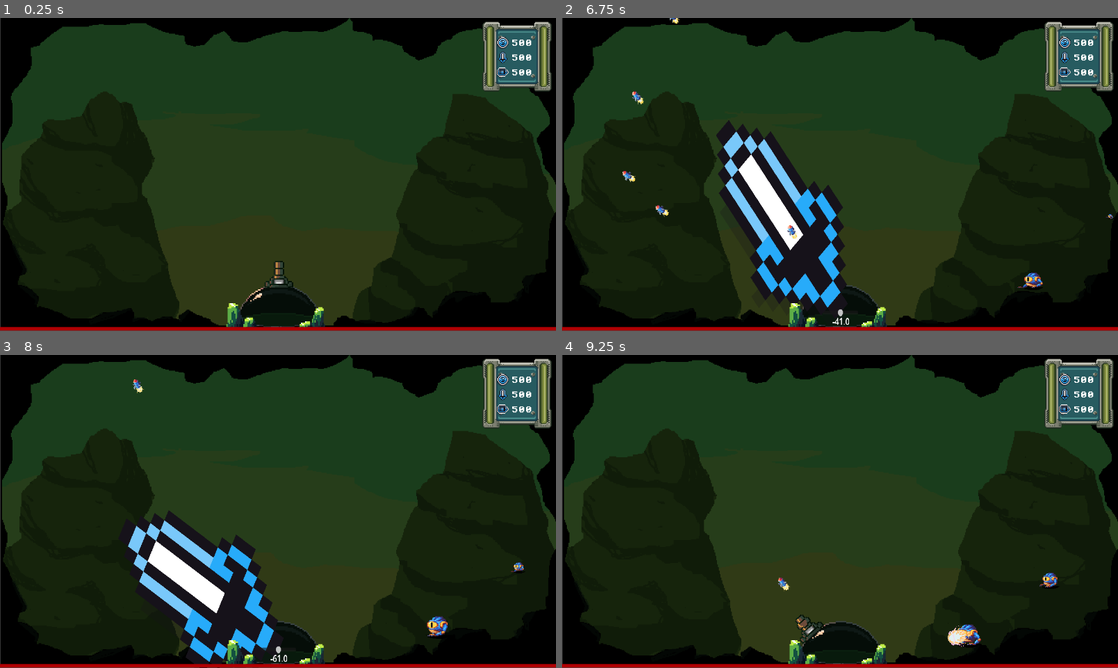
Above: before the commit, frames 1-4 (two rows, left to right).
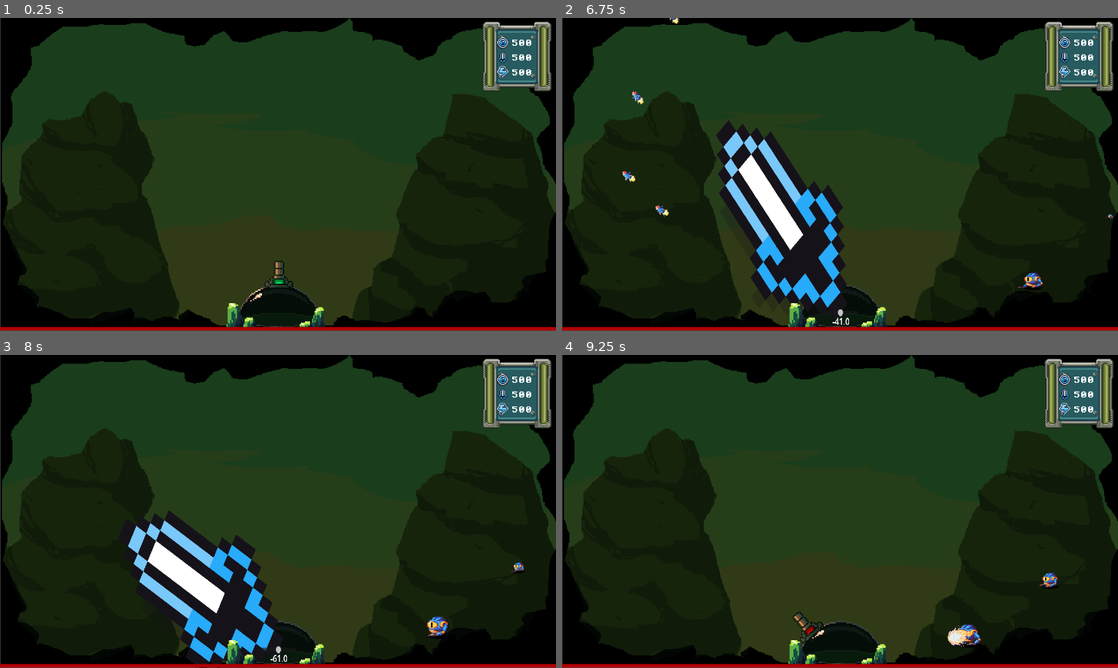
Above: after the commit, the same moments.

Repository: antoinenisoli/DomeSword_GWJ_2025
Game: Godot game, scene res://scenes/levels/game.tscn
The game is run twice, just before and just after one commit, with the same random seed, the same clock (stepped at 60 frames per second) and the same inputs.
Inputs (mouse positions are in pixels of both pictures, inside the frame that each line leads up to):
- Up to frame 1 (0.25 s): no input
- Up to frame 2 (6.75 s): tap Enter at 0.5 s; move the mouse to (962, 158) at 0.52 s; press the mouse at (962, 158) at 0.53 s; hold Right (move_right) 0.53-1.28 s; move the mouse to (728, 190) at 1.27 s; release the mouse at (728, 190) at 1.28 s; hold Left (move_left) 1.28-2.03 s; click (728, 190) at 1.35 s; move the mouse to (895, 105) at 2.02 s; press the mouse at (895, 105) at 2.03 s; hold Right (move_right) 2.03-3.53 s; tap E (switch_weapon) at 2.1, 4.35, 6.6 s; move the mouse to (812, 237) at 2.77 s; release the mouse at (812, 237) at 2.78 s; click (812, 237) at 2.85 s; move the mouse to (1006, 221) at 3.52 s; press the mouse at (1006, 221) at 3.53 s; hold Left (move_left) 3.53-5.78 s; move the mouse to (673, 127) at 4.27 s; release the mouse at (673, 127) at 4.28 s; click (673, 127) at 4.55 s; move the mouse to (867, 174) at 5.02 s; press the mouse at (867, 174) at 5.03 s; move the mouse to (756, 96) at 5.77 s; release the mouse at (756, 96) at 5.78 s; hold Right (move_right) from 5.78 s (still down); click (756, 96) at 5.85 s; move the mouse to (962, 158) at 6.52 s; press the mouse at (962, 158) at 6.53 s
- Up to frame 3 (8 s): keep holding Right (move_right); move the mouse to (166, 527) at 7.27 s; release the mouse at (166, 527) at 7.28 s; click (166, 527) at 7.35 s
- Up to frame 4 (9.25 s): move the mouse to (895, 442) at 8.02 s; release Right (move_right) at 8.03 s; press the mouse at (895, 442) at 8.03 s; hold Left (move_left) from 8.03 s (still down); move the mouse to (812, 574) at 8.77 s; release the mouse at (812, 574) at 8.78 s; tap E (switch_weapon) at 8.85 s; click (812, 574) at 9.05 s

The runs differ from the first frame. In frame 1, less than 0.1% of the frame differs, in the area x 49-92%, y 15-85%; in frame 2, 0.1%; in frame 3, 0.1%; in frame 4, 0.2%, in the area x 38-92%, y 15-90%.

Commit message:
setup ammo system for the turret

Diff:
--- a/scenes/levels/game.tscn
+++ b/scenes/levels/game.tscn
@@ -1,6 +1,7 @@
-[gd_scene load_steps=16 format=3 uid="uid://pmrhth1mkfnr"]
+[gd_scene load_steps=18 format=3 uid="uid://pmrhth1mkfnr"]
 
 [ext_resource type="Script" uid="uid://ckfsoeqxbgpdo" path="res://scripts/Entities/Health.gd" id="2_yqjtg"]
+[ext_resource type="Script" uid="uid://15t3ts3yvwg7" path="res://scripts/Entities/Player/weapons/ammo_container.gd" id="4_6370d"]
 [ext_resource type="PackedScene" uid="uid://ck27qna5vj213" path="res://scenes/UI/healthbar.tscn" id="5_iywne"]
 [ext_resource type="PackedScene" uid="uid://wfvh6l3f13hg" path="res://scenes/game_manager.tscn" id="5_p57ef"]
 [ext_resource type="Texture2D" uid="uid://br5pu3661st7y" path="res://assets/sprites/UI/window_theme/window_theme_blue/message_box_A.png" id="6_oi2tv"]
@@ -9,14 +10,20 @@
 [ext_resource type="FontFile" uid="uid://7c3dgnsy1yfo" path="res://assets/fonts/PixelOperator8-Bold.ttf" id="7_uk881"]
 [ext_resource type="PackedScene" uid="uid://dvqd0ooccv04c" path="res://scenes/camera_2d.tscn" id="7_xmnyv"]
 [ext_resource type="Texture2D" uid="uid://dkt3nukb772pa" path="res://assets/sprites/UI/icons/blue/cash_coin_B.png" id="8_r0gsk"]
+[ext_resource type="Texture2D" uid="uid://pnv0vj2xn81r" path="res://assets/sprites/UI/icons/blue/power_B.png" id="9_6370d"]
 [ext_resource type="Texture2D" uid="uid://b4027sw648h1i" path="res://assets/sprites/UI/icons/blue/sword.png" id="9_oi2tv"]
-[ext_resource type="Texture2D" uid="uid://hkmrvv70dn7o" path="res://assets/sprites/UI/icons/blue/battery.png" id="10_6370d"]
 [ext_resource type="Texture2D" uid="uid://ccbisbkqt1r3c" path="res://assets/sprites/background_placeholder.png" id="12_oi2tv"]
 
 [sub_resource type="Resource" id="Resource_oi2tv"]
 resource_local_to_scene = true
 script = ExtResource("2_yqjtg")
 metadata/_custom_type_script = "uid://ckfsoeqxbgpdo"
+
+[sub_resource type="Resource" id="Resource_6370d"]
+resource_local_to_scene = true
+script = ExtResource("4_6370d")
+max_ammo = 10
+metadata/_custom_type_script = "uid://15t3ts3yvwg7"
 
 [sub_resource type="Curve" id="Curve_f5j6v"]
 resource_local_to_scene = true
@@ -39,6 +46,10 @@
 [node name="Dome" parent="." instance=ExtResource("7_7rg7d")]
 position = Vector2(1, 103)
 _health = SubResource("Resource_oi2tv")
+
+[node name="turret" parent="Dome/Weapons" index="0"]
+ammo_container = SubResource("Resource_6370d")
+blink_rate = 30
 
 [node name="sword" parent="Dome/Weapons" index="1" node_paths=PackedStringArray("cam")]
 position = Vector2(0, -27.999998)
@@ -143,7 +154,7 @@
 offset_top = 4.0
 offset_right = 14.999825
 offset_bottom = 35.999966
-texture = ExtResource("10_6370d")
+texture = ExtResource("9_6370d")
 stretch_mode = 4
 
 [node name="GameManager" parent="." node_paths=PackedStringArray("canvas") instance=ExtResource("5_p57ef")]
--- a/scenes/weapons/sword.tscn
+++ b/scenes/weapons/sword.tscn
@@ -1,6 +1,6 @@
 [gd_scene load_steps=11 format=3 uid="uid://cdb2g7iw4tamu"]
 
-[ext_resource type="Script" uid="uid://cwitcaqalkwy8" path="res://scripts/Entities/Player/sword_controller.gd" id="1_o616w"]
+[ext_resource type="Script" uid="uid://cwitcaqalkwy8" path="res://scripts/Entities/Player/weapons/sword_controller.gd" id="1_o616w"]
 [ext_resource type="Curve" uid="uid://bhy33dv46yc6t" path="res://resources/sword_force_curve.tres" id="2_3pnln"]
 [ext_resource type="Texture2D" uid="uid://b4027sw648h1i" path="res://assets/sprites/UI/icons/blue/sword.png" id="3_58ehi"]
 
--- a/scenes/weapons/turret.tscn
+++ b/scenes/weapons/turret.tscn
@@ -1,10 +1,22 @@
-[gd_scene load_steps=12 format=3 uid="uid://kksfipc358r0"]
+[gd_scene load_steps=15 format=3 uid="uid://kksfipc358r0"]
 
-[ext_resource type="Script" uid="uid://c57nnnwe38uvv" path="res://scripts/Entities/Player/turret_controller.gd" id="1_83w2q"]
+[ext_resource type="Script" uid="uid://c57nnnwe38uvv" path="res://scripts/Entities/Player/weapons/turret_controller.gd" id="1_83w2q"]
+[ext_resource type="Script" uid="uid://15t3ts3yvwg7" path="res://scripts/Entities/Player/weapons/ammo_container.gd" id="2_487ac"]
 [ext_resource type="Texture2D" uid="uid://du6od362500ps" path="res://assets/sprites/player/Turret.png" id="2_538jk"]
 [ext_resource type="PackedScene" uid="uid://cdxn5allwtq1u" path="res://scenes/weapons/shoot.tscn" id="3_538jk"]
 [ext_resource type="PackedScene" uid="uid://gxdobt1xhysw" path="res://scenes/bullets/bullet2.tscn" id="4_487ac"]
 [ext_resource type="Texture2D" uid="uid://b2urny3hrkixh" path="res://assets/sprites/player/Turret_light.png" id="5_we0nl"]
+
+[sub_resource type="Gradient" id="Gradient_538jk"]
+interpolation_mode = 1
+offsets = PackedFloat32Array(0, 0.01, 0.33, 0.66)
+colors = PackedColorArray(1, 0, 0, 1, 1, 0.6117647, 0, 1, 1, 0.8901186, 0, 1, 0, 1, 0.41140202, 1)
+
+[sub_resource type="Resource" id="Resource_kh6qd"]
+resource_local_to_scene = true
+script = ExtResource("2_487ac")
+max_ammo = 10
+metadata/_custom_type_script = "uid://15t3ts3yvwg7"
 
 [sub_resource type="AtlasTexture" id="AtlasTexture_we0nl"]
 atlas = ExtResource("2_538jk")
@@ -54,10 +66,14 @@
 "speed": 20.0
 }]
 
-[node name="turret" type="Node2D" node_paths=PackedStringArray("_shooting", "sprite")]
+[node name="turret" type="Node2D" node_paths=PackedStringArray("_shooting", "sprite", "light")]
 script = ExtResource("1_83w2q")
 _shooting = NodePath("AnimatedSprite2D2/shoot")
 sprite = NodePath("AnimatedSprite2D2")
+light = NodePath("AnimatedSprite2D2/light")
+grad = SubResource("Gradient_538jk")
+ammo_container = SubResource("Resource_kh6qd")
+blink = Color(18.892157, 0, 0, 1)
 match_enemies = Array[int]([0, 1])
 
 [node name="AnimatedSprite2D2" type="AnimatedSprite2D" parent="."]
--- a/scripts/Entities/Enemies/enemy.gd
+++ b/scripts/Entities/Enemies/enemy.gd
@@ -11,6 +11,7 @@
 func _ready():
     sprite.get_parent().scale = Vector2.ZERO
     super ()
+
     find_target()
     await get_tree().process_frame # wait for the position to be set
     grow_effect()
--- /dev/null
+++ b/scripts/Entities/Player/weapons/ammo_container.gd
@@ -0,0 +1,33 @@
+extends Resource
+class_name AmmoContainer
+
+signal out_of_ammo
+
+@export var start_ammo: int = 10
+@export var max_ammo: int
+var ammo: int: set = _on_ammo_set
+var can_shoot: bool = true
+
+func _init() -> void:
+    setup.call_deferred()
+
+func setup() -> void:
+    ammo = start_ammo
+
+func _on_ammo_set(new_value: int) -> void:
+    ammo = new_value
+    if ammo <= 0:
+        ammo = 0
+        out_of_ammo.emit()
+
+    if ammo > max_ammo:
+        ammo = max_ammo
+
+    can_shoot = ammo > 0
+
+func shoot(amount: int = 1) -> void:
+    ammo -= amount
+    #print(ammo)
+
+func ammo_quantity() -> float:
+    return (ammo as float) / (max_ammo as float)
--- a/scripts/Entities/Player/turret_controller.gd
+++ b/scripts/Entities/Player/weapons/turret_controller.gd
@@ -1,20 +1,39 @@
 extends DomeWeapon
 class_name Turret
 
+@export_category("Shooting")
 @export var _shooting: Shooting
 @export var sprite: AnimatedSprite2D
+@export var light: Sprite2D
+@export var grad: Gradient
+@export var ammo_container: AmmoContainer
+
+@export_category("Rotation")
 @export var rotate_speed: float = 0.8
-@export var rot_limit: float = 70
+@export_range(0, 360) var rot_limit: float = 80
+
+@export_category("Low Ammo Blink")
+@export_range(0, 1) var low_ammo: float = 0.5
+@export var blink: Color = Color.RED
+@export var blink_rate: int = 32
 
 func _ready():
     super ()
     _shooting.on_bullet_shot.connect(on_bullet_shot)
+
+func update_light() -> void:
+    var i = ammo_container.ammo_quantity()
+    var color: Color = grad.sample(i)
+    light.self_modulate = color
+    if i <= low_ammo && i > 0:
+        light.self_modulate = color if Engine.get_process_frames() % blink_rate else blink
 
 func on_bullet_shot(bullet) -> void:
     if !sprite.is_playing():
         sprite.play("shoot")
 
     bullet.init(self)
+    ammo_container.shoot()
 
 func look_mouse(_delta: float) -> void:
     var mousePos = get_global_mouse_position()
@@ -39,8 +58,7 @@
     rotation = clamp(rotation, -limit, limit)
 
 func _process(_delta: float):
-    #print(reload_timer.is_stopped())
-    #look_mouse(_delta)
     rotate_turret(_delta)
-    if Input.is_action_pressed("fire"):
+    update_light()
+    if Input.is_action_pressed("fire") && ammo_container.can_shoot:
         _shooting.shoot()
--- a/scripts/Entities/entity.gd
+++ b/scripts/Entities/entity.gd
@@ -7,11 +7,11 @@
 @export var sprite: AnimatedSprite2D
 @export var hitColor: Color
 
+func _ready() -> void:
+    _health.on_death.connect(death)
+
 func health_value() -> float:
     return _health.current_hp as float / _health.max_hp as float
-
-func _ready() -> void:
-    _health.on_death.connect(death)
 
 func hit_flash() -> void:
     sprite.self_modulate = hitColor
Not shown, added: scripts/Entities/Player/weapons/ammo_container.gd.uid
Renamed: scripts/Entities/Player/dome_weapon.gd -> scripts/Entities/Player/weapons/dome_weapon.gd
Renamed: scripts/Entities/Player/dome_weapon.gd.uid -> scripts/Entities/Player/weapons/dome_weapon.gd.uid
Renamed: scripts/Entities/Player/sword_controller.gd -> scripts/Entities/Player/weapons/sword_controller.gd
Renamed: scripts/Entities/Player/sword_controller.gd.uid -> scripts/Entities/Player/weapons/sword_controller.gd.uid
Renamed: scripts/Entities/Player/turret_controller.gd.uid -> scripts/Entities/Player/weapons/turret_controller.gd.uid
